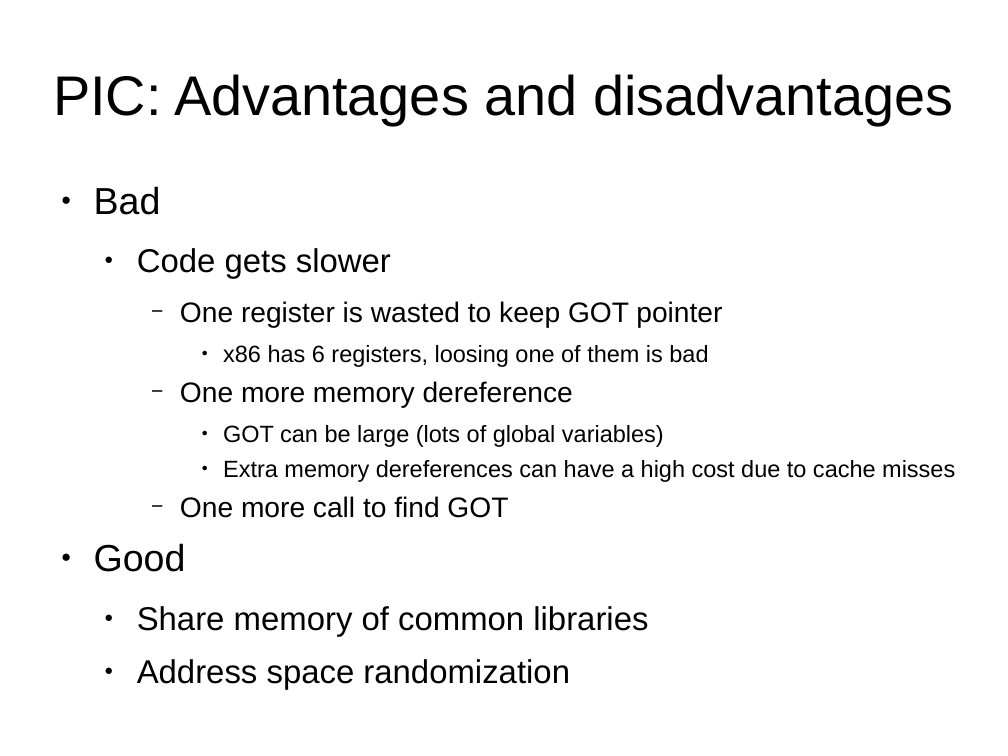
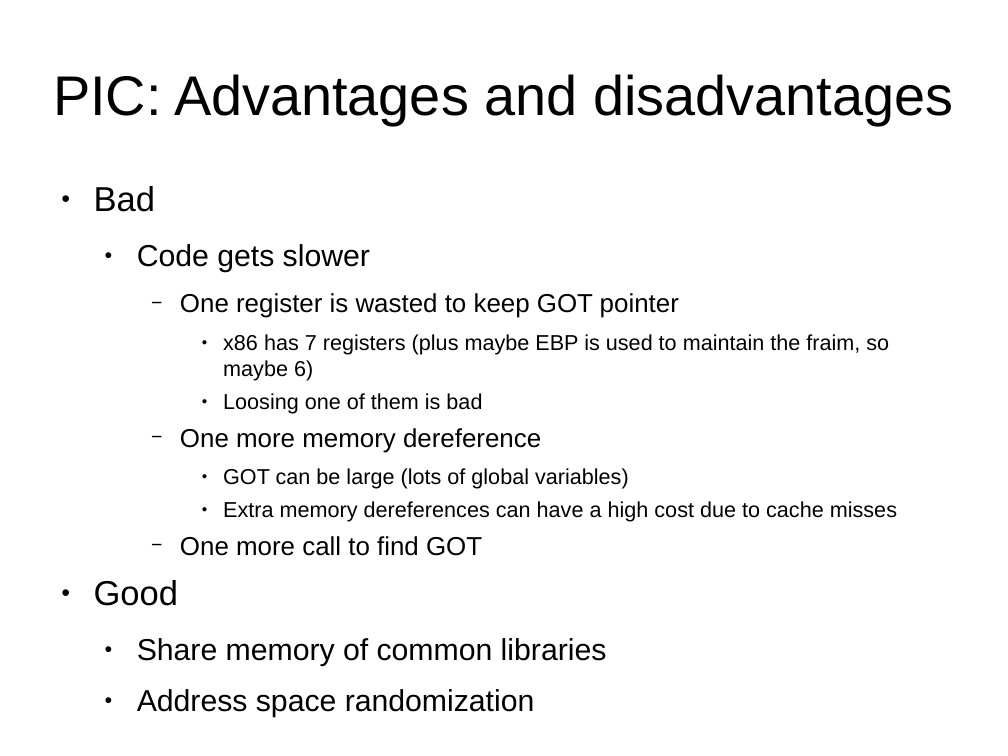
Before and after one commit to antonburtsev/cs5460, a slide deck: slide 98 of lectures/lecture04-linking-and-loading/lecture04-linking-and-loading.odp (slide 93 before the commit). Drawn at 1008x756 pixels with LibreOffice and Linux fonts; fonts in the diff are those of the drawing. Boxes give left, top, right and bottom in pixels: in the first picture for what was removed or moved away, otherwise in the second. Text is boxed around its words. In the diff, an @@ line names an element or a change of style, - is before the commit and + after.

```diff
--- a/lectures/lecture04-linking-and-loading/lecture04-linking-and-loading.odp
+++ b/lectures/lecture04-linking-and-loading/lecture04-linking-and-loading.odp
@@ text at (x1=94, y1=186, x2=897, y2=717): size 29.6 to 27.2 pt in "Bad", "Good"; size 25.9 to 23.8 pt in "Code gets slower", "Share memory of common libraries", "Address space randomization"; size 22.2 to 20.4 pt in "One register is wasted to keep GOT ...", "One more memory dereference", "One more call to find GOT"; size 18.5 to 17 pt in "GOT can be large (lots of global ...", "Extra memory dereferences can have a high ..." @@
@@ text at (x1=223, y1=334, x2=889, y2=414): text changed; size 18.5 to 17 pt @@
-      ● x86 has 6 registers, loosing one of them is bad
+      ● x86 has 7 registers (plus maybe EBP is used to maintain the fraim, so maybe 6)
+      ● Loosing one of them is bad
```
Also in this commit, not shown: 5 other slides changed, 5 slides added.
